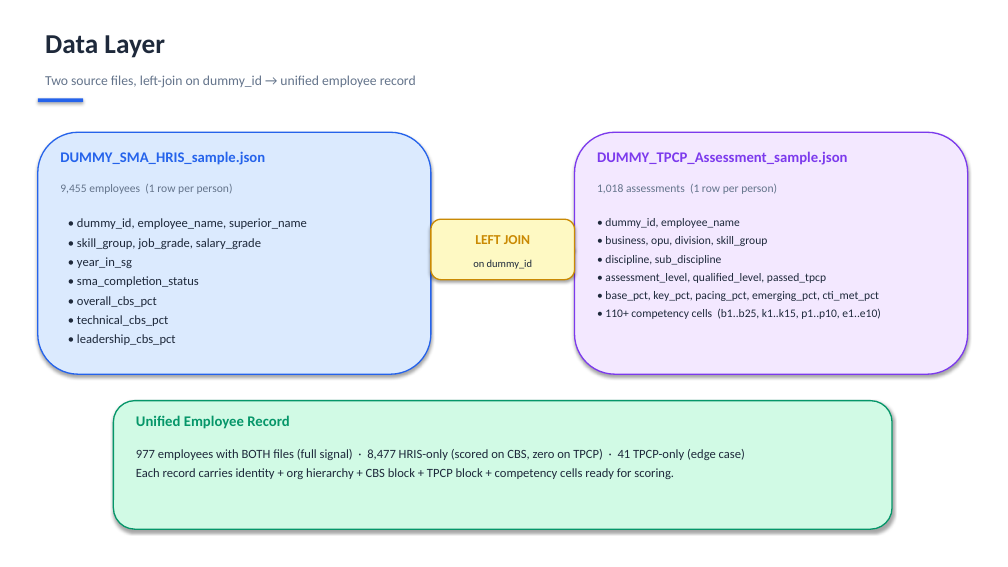
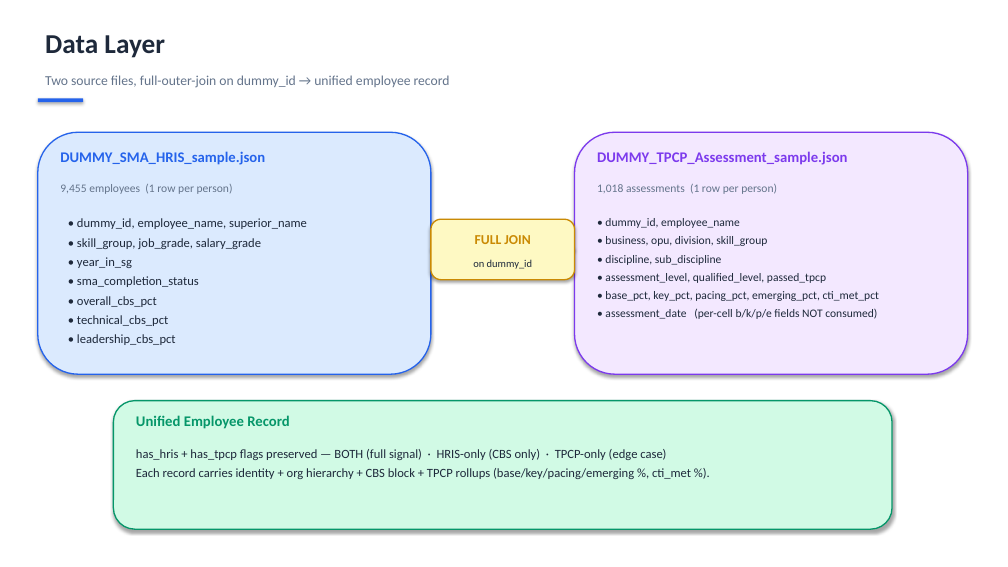
Before and after one commit to clementlowfuxing/recommender_system, a slide deck: slide 3 of cdwc_recommendation_system/presentation_ppt/CDWC_Architecture_Scoring_Flow.pptx. Drawn at 1008x567 pixels with LibreOffice and Linux fonts; fonts in the diff are those of the drawing. Boxes give left, top, right and bottom in pixels: in the first picture for what was removed or moved away, otherwise in the second. Text is boxed around its words. In the diff, an @@ line names an element or a change of style, - is before the commit and + after.

```diff
--- a/cdwc_recommendation_system/presentation_ppt/CDWC_Architecture_Scoring_Flow.pptx
+++ b/cdwc_recommendation_system/presentation_ppt/CDWC_Architecture_Scoring_Flow.pptx
@@ text at box(45, 75, 450, 87): text changed @@
-Two source files, left-join on dummy_id → unified employee record
+Two source files, full-outer-join on dummy_id → unified employee record
@@ text at box(475, 235, 530, 244): text changed @@
-LEFT JOIN
+FULL JOIN
@@ text at box(605, 309, 877, 319): text changed @@
-• 110+ competency cells (b1..b25, k1..k15, p1..p10, e1..e10)
+• assessment_date (per-cell b/k/p/e fields NOT consumed)
@@ text at box(136, 449, 691, 479): text changed @@
-977 employees with BOTH files (full signal) · 8,477 HRIS-only (scored on CBS, zero on TPCP) · 41 TPCP-only (edge case)
-Each record carries identity + org hierarchy + CBS block + TPCP block + competency cells ready for scoring.
+has_hris + has_tpcp flags preserved — BOTH (full signal) · HRIS-only (CBS only) · TPCP-only (edge case)
+Each record carries identity + org hierarchy + CBS block + TPCP rollups (base/key/pacing/emerging %, cti_met %).
```
Also in this commit, not shown: 7 other slides changed, 4 slides added, 3 slides removed, 6 other files.
